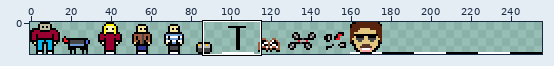
Two versions of one sprite sheet, maps/objects.png. Above, an overview of the earlier version with the close-up marked.
Close-up. Before:
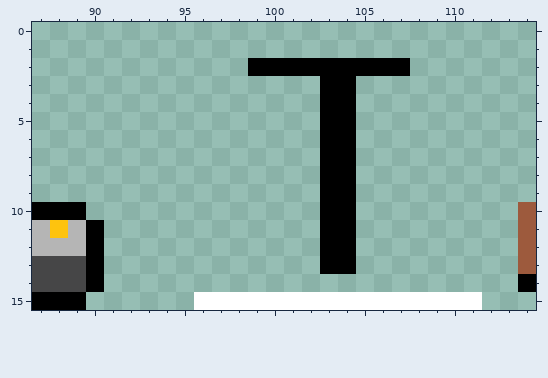
The file is 256x16 pixels. Pixels under 10% opacity are left out. Colours within 5 levels of each other are drawn and written as one. Shown: x 87..114, y 0..15.
After the commit:
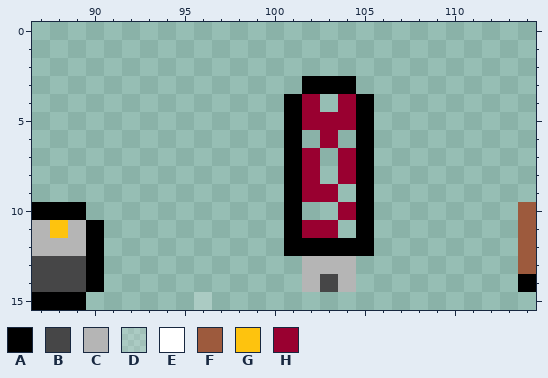
Palette (. is transparent): A #000000  B #464647  C #b5b5b5  D #ffffff32  E #ffffff  F #9d5a3d  G #fec30e  H #990030
From old to new:
{"y":2,"x":99,"old":"AAAAAAAAA","new":"........."}
{"y":3,"x":102,"old":".","new":"A"}
{"y":4,"x":101,"old":"..AA.","new":"AH.HA"}
{"y":5,"x":101,"old":"..AA.","new":"AHHHA"}
{"y":6,"x":101,"old":".","new":"A"}
{"y":6,"x":103,"old":"AA.","new":"H.A"}
{"y":7,"x":101,"old":"..AA.","new":"AH.HA"}
{"y":8,"x":101,"old":"..AA.","new":"AH.HA"}
{"y":9,"x":101,"old":"..AA.","new":"AHH.A"}
{"y":10,"x":101,"old":".","new":"A"}
{"y":10,"x":103,"old":"AA.","new":".HA"}
{"y":11,"x":101,"old":"..AA.","new":"AHH.A"}
{"y":12,"x":101,"old":"..","new":"AA"}
{"y":12,"x":105,"old":".","new":"A"}
{"y":13,"x":102,"old":".AA","new":"CCC"}
{"y":14,"x":102,"old":"...","new":"CBC"}
{"y":15,"x":96,"old":"EEEEEEEEEEEEEEEE","new":"D..............."}
{"label":"changed","picture_box":[194,58,482,310]}
